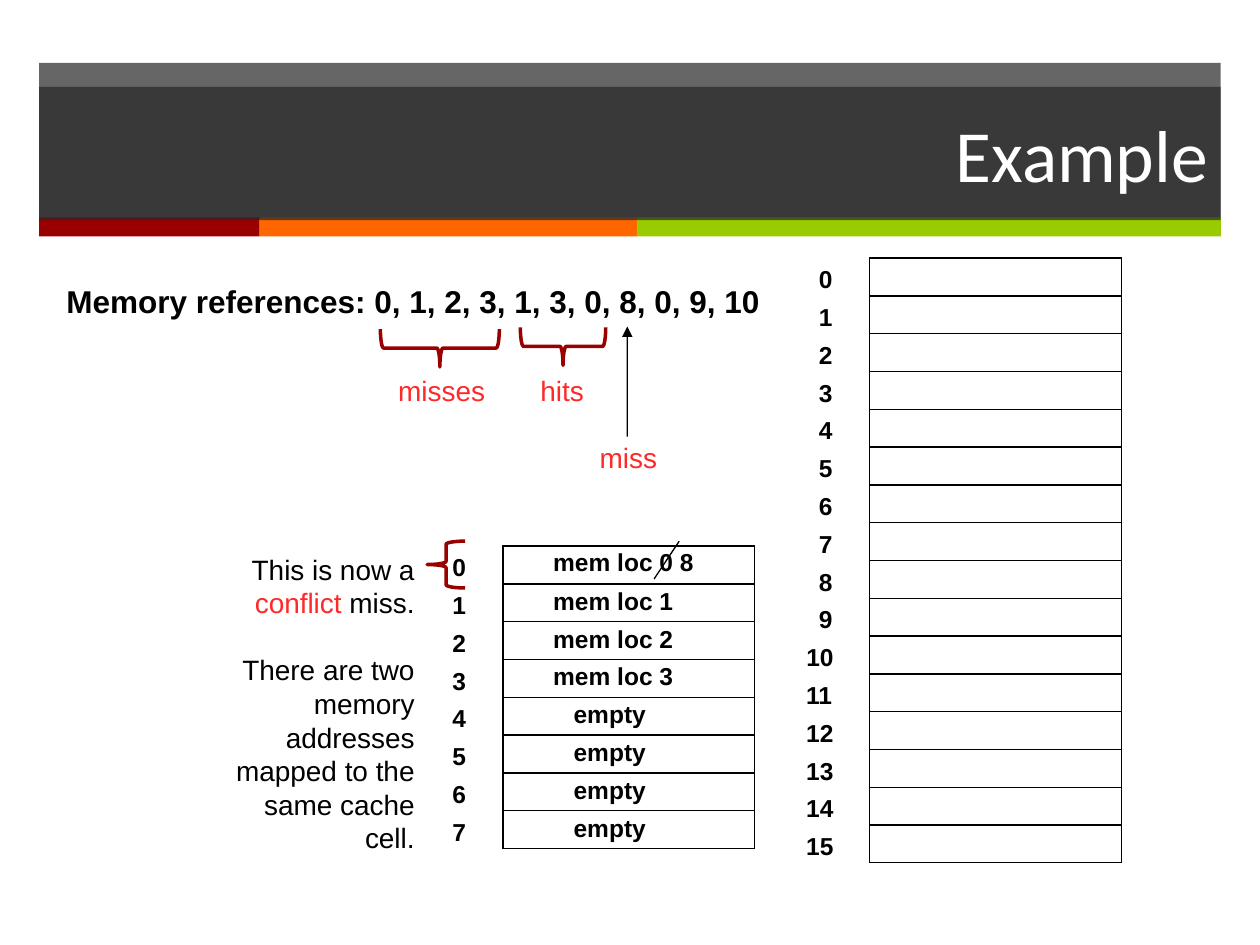
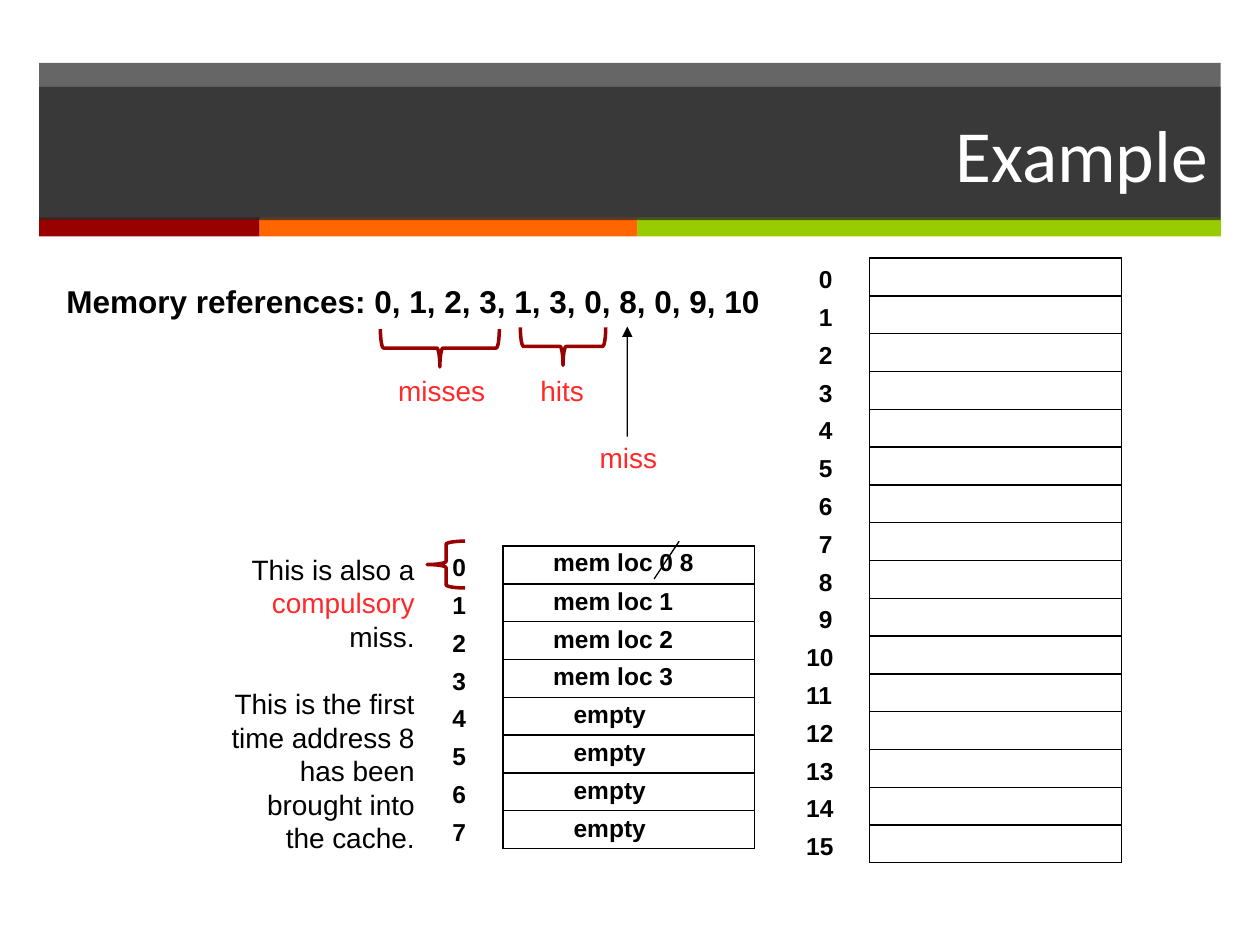
Before and after one commit to Yanderuri/CS_2200, a slide deck: slide 19 of lectures/L08 Memory hierarchy.pptx. Drawn at 1260x945 pixels with LibreOffice and Linux fonts; fonts in the diff are those of the drawing. Boxes give left, top, right and bottom in pixels: in the first picture for what was removed or moved away, otherwise in the second. Text is boxed around its words. In the diff, an @@ line names an element or a change of style, - is before the commit and + after.

```diff
--- a/lectures/L08 Memory hierarchy.pptx
+++ b/lectures/L08 Memory hierarchy.pptx
@@ text at [232,559,415,849]: text changed @@
-This is now a conflict miss.
-There are two memory addresses mapped to the same cache cell.
+This is also a compulsory miss.
+This is the first time address 8 has been brought into the cache.
```
Also in this commit, not shown: 7 other slides changed, 11 other files.
